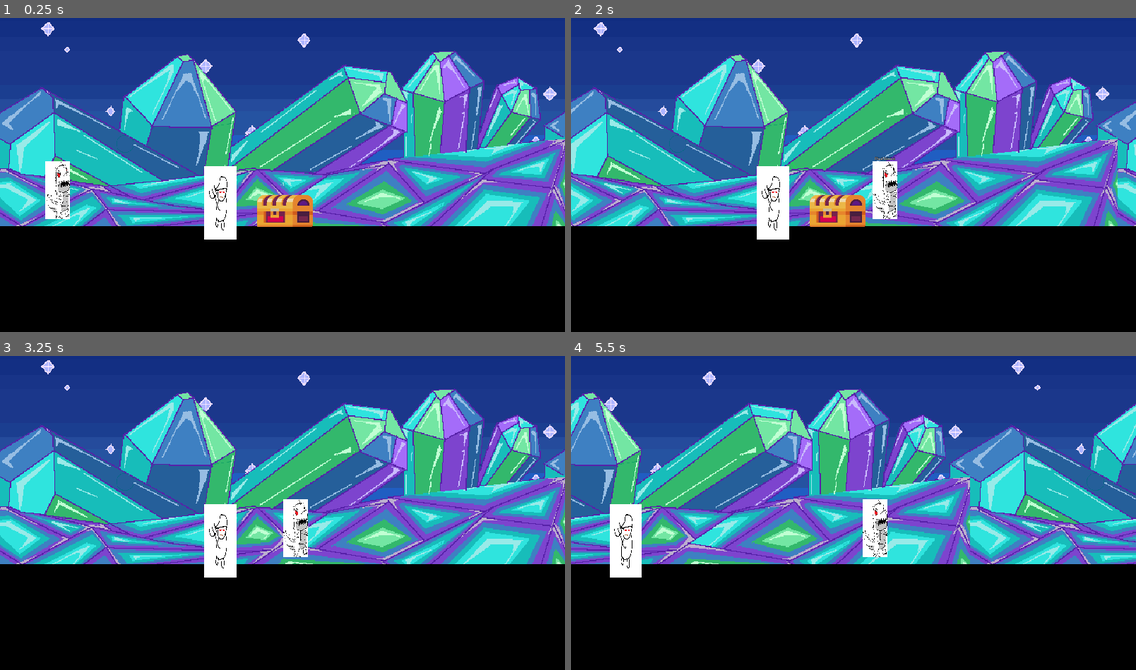
Above: before the commit, frames 1-4 (two rows, left to right).
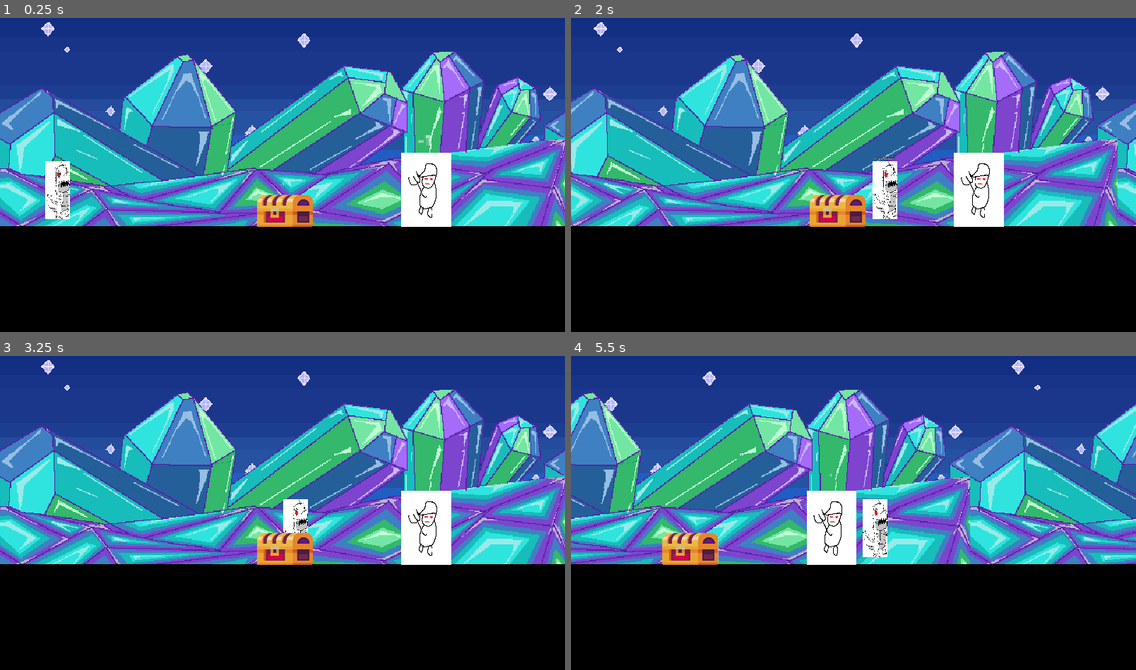
Above: after the commit, the same moments.

Repository: RandomlyZay/2025-game-jam
Game: Godot game, scene res://stages/level1/level1.tscn
Two runs of this game, one before a commit and one after it. Both use one fixed random seed, a clock stepped at 60 frames per second and the inputs below. This scene is started directly instead of the project's main scene.
Inputs (mouse positions are in pixels of both pictures, inside the frame that each line leads up to):
- Up to frame 1 (0.25 s): no input
- Up to frame 2 (2 s): tap Enter (ui_accept) at 0.5 s; move the mouse to (977, 156) at 0.52 s; hold E (interact) 0.53-1.28 s; hold D (move_right) from 0.53 s (still down); click (977, 156) at 0.67 s; tap Space (jump) at 0.77, 1.52 s; move the mouse to (740, 187) at 1.27 s; tap F (dash) at 1.35 s; tap E (interact) at 1.55 s
- Up to frame 3 (3.25 s): move the mouse to (339, 440) at 2.02 s; release D (move_right) at 2.03 s; hold A (move_left) 2.03-2.78 s; hold E (interact) 2.03-2.78 s; move the mouse to (254, 575) at 2.77 s; hold D (move_right) from 2.78 s (still down); tap E (interact) at 2.85 s; click (254, 575) at 2.92 s; tap Space (jump) at 3.02 s
- Up to frame 4 (5.5 s): move the mouse to (1023, 560) at 3.52 s; hold E (interact) 3.53-4.28 s; tap F (dash) at 3.6 s; tap Space (jump) at 3.77, 4.52 s; move the mouse to (684, 462) at 4.27 s; release D (move_right) at 4.28 s; hold A (move_left) 4.28-5.03 s; tap E (interact) at 4.35 s; move the mouse to (881, 509) at 5.02 s; hold D (move_right) from 5.03 s (still down); hold E (interact) from 5.03 s (still down); click (881, 509) at 5.17 s

The runs differ from the first frame. In frame 1, 3.5% of the frame differs, in the area x 36-80%, y 37-71%; in frame 2, 3.4%; in frame 3, 4.4%, in the area x 36-80%, y 42-71%; in frame 4, 4.4%.

Commit message:
Fixed enemy hitbox and damage numbers

Diff:
--- /dev/null
+++ b/enemy.tscn
@@ -0,0 +1,27 @@
+[gd_scene load_steps=7 format=3 uid="uid://ck0rbmf6samj5"]
+
+[ext_resource type="Script" path="res://enemytemplate.gd" id="1_644ec"]
+[ext_resource type="PackedScene" uid="uid://dy2fut3ndyie" path="res://enemytemplate.tscn" id="1_cdjml"]
+[ext_resource type="PackedScene" uid="uid://b08lb42hrodkb" path="res://ui/hud/floating_numbers.tscn" id="2_4pcwm"]
+[ext_resource type="Script" path="res://ui/hud/floating_numbers.gd" id="3_xpj41"]
+[ext_resource type="PackedScene" uid="uid://cykihoei5jotd" path="res://objects/interactable.tscn" id="4_8bgn1"]
+
+[sub_resource type="CapsuleShape2D" id="CapsuleShape2D_40k4b"]
+
+[node name="Enemy" type="Node2D"]
+
+[node name="CharacterBody2D" parent="." instance=ExtResource("1_cdjml")]
+script = ExtResource("1_644ec")
+
+[node name="interactable2" parent="CharacterBody2D" instance=ExtResource("4_8bgn1")]
+interact_name = "Enemy interact"
+
+[node name="EnemyHitbox" type="CollisionShape2D" parent="CharacterBody2D/interactable2"]
+position = Vector2(0, -7)
+scale = Vector2(1.20894, 1.9529)
+shape = SubResource("CapsuleShape2D_40k4b")
+
+[node name="FloatingNumbersEnemy" parent="CharacterBody2D" instance=ExtResource("2_4pcwm")]
+position = Vector2(-1, -59)
+script = ExtResource("3_xpj41")
+damage_node = ExtResource("2_4pcwm")
--- a/enemytemplate.gd
+++ b/enemytemplate.gd
@@ -1,9 +1,7 @@
 extends CharacterBody2D
 
-
-@onready var interactable: Area2D = $interactable
-@onready var sprite_2d: Sprite2D = $Sprite2D
-@onready var floatingnumbers: Marker2D = $FloatingNumbers
+@onready var interactable: Area2D = $interactable2
+@onready var floatingnumbers: Marker2D = $FloatingNumbersEnemy
 # Called when the node enters the scene tree for the first time.
 func _ready() -> void:
 	interactable.health = 2
--- a/enemytemplate.tscn
+++ b/enemytemplate.tscn
@@ -1,19 +1,13 @@
-[gd_scene load_steps=7 format=3 uid="uid://dy2fut3ndyie"]
+[gd_scene load_steps=3 format=3 uid="uid://dy2fut3ndyie"]
 
 [ext_resource type="Texture2D" uid="uid://dd51xygmcit5y" path="res://entities/characters/enemies/enemy.png" id="1_10b74"]
-[ext_resource type="Script" path="res://enemytemplate.gd" id="1_elxsw"]
-[ext_resource type="PackedScene" uid="uid://cykihoei5jotd" path="res://objects/interactable.tscn" id="3_2c2fi"]
-[ext_resource type="PackedScene" uid="uid://b08lb42hrodkb" path="res://ui/hud/floating_numbers.tscn" id="4_2omuf"]
 
 [sub_resource type="RectangleShape2D" id="RectangleShape2D_5tv4g"]
 size = Vector2(27.6667, 5)
 
-[sub_resource type="CapsuleShape2D" id="CapsuleShape2D_0lnev"]
+[node name="CharacterBody2D" type="CharacterBody2D"]
 
-[node name="CharacterBody2D" type="CharacterBody2D"]
-script = ExtResource("1_elxsw")
-
-[node name="Sprite2D" type="Sprite2D" parent="."]
+[node name="EnemySprite" type="Sprite2D" parent="."]
 position = Vector2(-1, -7)
 scale = Vector2(0.217164, 0.281048)
 texture = ExtResource("1_10b74")
@@ -25,12 +19,3 @@
 position = Vector2(1.5, 90.5)
 scale = Vector2(3, 3)
 shape = SubResource("RectangleShape2D_5tv4g")
-
-[node name="interactable" parent="." instance=ExtResource("3_2c2fi")]
-
-[node name="CollisionShape2D" type="CollisionShape2D" parent="interactable"]
-position = Vector2(0, -7)
-scale = Vector2(1.20894, 1.9529)
-shape = SubResource("CapsuleShape2D_0lnev")
-
-[node name="FloatingNumbers" parent="." instance=ExtResource("4_2omuf")]
--- a/interacting_component.gd
+++ b/interacting_component.gd
@@ -22,9 +22,12 @@
 
 func _process(_delta: float) -> void:
 	if current_interactions and can_interact:
+
 		# Remove any freed interactions
 		current_interactions = current_interactions.filter(func(area): return is_instance_valid(area))
 
+		#sort
+		current_interactions.sort_custom(_sort_by_nearest)
 		if current_interactions.size() > 0 and current_interactions[0].is_interactable:
 			interact_label.text = current_interactions[0].interact_name
 			interact_label.show()
@@ -33,10 +36,10 @@
 	else:
 		interact_label.hide()
 
-#func _sort_by_nearest(area1, area2):
-	#var area1_dist = global_position.distance_to(area1.global_posiion)
-	#var area2_dist = global_position.distance_to(area2.global_posiion)
-	#return area1_dist < area2_dist
+func _sort_by_nearest(area1, area2):
+	var area1_dist = global_position.distance_to(area1.global_posiion)
+	var area2_dist = global_position.distance_to(area2.global_posiion)
+	return area1_dist < area2_dist
 
 #add area to array
 func _on_interact_range_area_entered(area: Area2D) -> void:
--- a/objects/chest.gd
+++ b/objects/chest.gd
@@ -13,7 +13,7 @@
 	print("Chest is interacted with")
 
 	if interactable.health == 0:
-		queue_free()
+		interactable.queue_free()
 	else:
 		interactable.health -= get_node("/root/Level1/Player").strength
 
--- a/stages/level1/level1.tscn
+++ b/stages/level1/level1.tscn
@@ -6,17 +6,13 @@
 [ext_resource type="PackedScene" uid="uid://kbnowphrd7y2" path="res://objects/chest.tscn" id="4_6ms3x"]
 [ext_resource type="Script" path="res://stages/level1/upper_floor_bound_2.gd" id="4_ntixd"]
 [ext_resource type="Texture2D" uid="uid://c0rwjegvug8f" path="res://graphics/backgrounds/background.png" id="5_vx4yd"]
-[ext_resource type="PackedScene" uid="uid://dy2fut3ndyie" path="res://enemytemplate.tscn" id="5_wnfah"]
+[ext_resource type="PackedScene" uid="uid://ck0rbmf6samj5" path="res://enemy.tscn" id="7_cx53i"]
 
 [sub_resource type="RectangleShape2D" id="RectangleShape2D_n5sdk"]
 size = Vector2(60, 299)
 
 [node name="Level1" type="Node2D"]
 script = ExtResource("1_tpwex")
-
-[node name="CharacterBody2D" parent="." instance=ExtResource("5_wnfah")]
-position = Vector2(751, 1024)
-scale = Vector2(2.24998, 3.29142)
 
 [node name="HUD" parent="." instance=ExtResource("3_m5yk3")]
 
@@ -128,3 +124,7 @@
 
 [node name="chest" parent="." instance=ExtResource("4_6ms3x")]
 position = Vector2(960, 1056)
+
+[node name="Enemy" parent="." instance=ExtResource("7_cx53i")]
+position = Vector2(1452, 980)
+scale = Vector2(3.52302, 3.33195)
